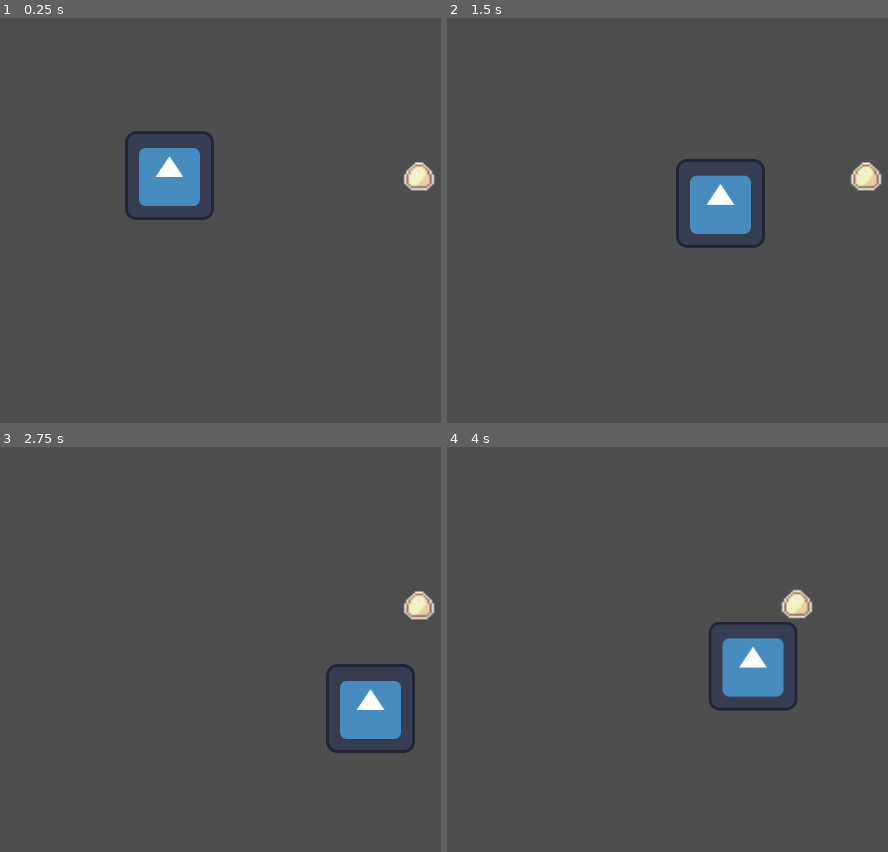
Above: before the commit, frames 1-4 (two rows, left to right).
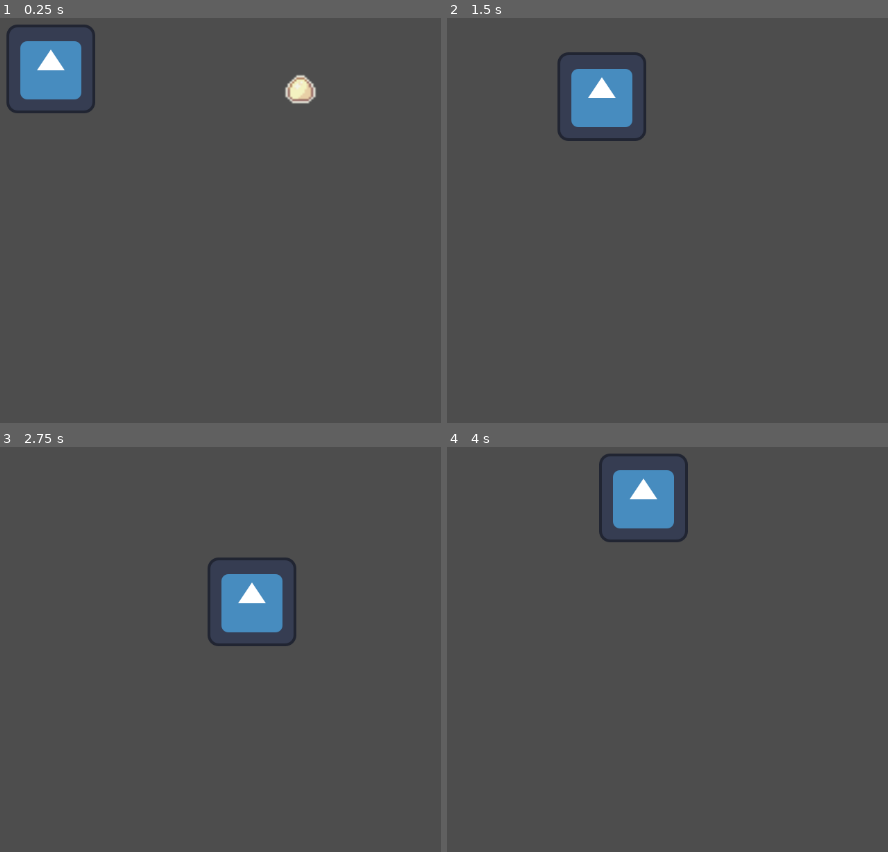
Above: after the commit, the same moments.

Repository: Sumidori-Creations/GameJamPlus_25-26
Game: Godot game, scene res://Escenas/PruebaMecanica.tscn
Same seed, same stepped clock (60 frames per second), same inputs: the game is played once before the commit and once after it. The project has no main scene, so this scene is started directly. The engine's default icon, where the game draws it, is replaced by a stand-in: a white triangle on a blue panel in a dark square.
Inputs:
- Up to frame 1 (0.25 s): no input
- Up to frame 2 (1.5 s): hold D (movimiento derecho) 0.53-1.28 s; hold S (movimiento abajo) from 1.28 s (still down)
- Up to frame 3 (2.75 s): release S (movimiento abajo) at 2.03 s; hold D (movimiento derecho) from 2.03 s (still down)
- Up to frame 4 (4 s): release D (movimiento derecho) at 2.78 s; hold W (movimiento arriba) 2.78-3.53 s; hold A (movimiento izquierda) from 3.53 s (still down)

The runs differ from the first frame. In frame 1, 5.9% of the frame differs, in the area x 1-99%, y 1-50%; in frame 2, 5.5%; in frame 3, 5.5%; in frame 4, 5.6%.

Commit message:
rigidbody2d

Diff:
--- a/Escenas/PruebaMecanica.tscn
+++ b/Escenas/PruebaMecanica.tscn
@@ -1,8 +1,7 @@
-[gd_scene load_steps=7 format=3 uid="uid://dce6s5mgkby1v"]
+[gd_scene load_steps=6 format=3 uid="uid://dce6s5mgkby1v"]
 
 [ext_resource type="Script" uid="uid://b5klcpbvma4c0" path="res://Scripts/movimiento.gd" id="1_6vr84"]
 [ext_resource type="Texture2D" uid="uid://y7ehfwu0comj" path="res://icon.svg" id="2_p6veq"]
-[ext_resource type="Script" uid="uid://yooejsnc1nwq" path="res://Scripts/objetoMovil.gd" id="3_15syi"]
 [ext_resource type="Texture2D" uid="uid://cyk56e78uvwqp" path="res://Assets/Art/Sprout Lands - Sprites - Basic pack/Objects/Egg_item.png" id="3_p6veq"]
 
 [sub_resource type="RectangleShape2D" id="RectangleShape2D_15syi"]
@@ -12,11 +11,11 @@
 radius = 24.166092
 
 [node name="PruebaMecanica" type="Node2D"]
-position = Vector2(171, 154)
 
 [node name="Node2D" type="Node2D" parent="."]
 
 [node name="Jugador" type="CharacterBody2D" parent="Node2D"]
+collision_mask = 3
 script = ExtResource("1_6vr84")
 
 [node name="CollisionShape2D" type="CollisionShape2D" parent="Node2D/Jugador"]
@@ -27,15 +26,13 @@
 position = Vector2(229, 137)
 texture = ExtResource("2_p6veq")
 
-[node name="ObjetoMovil" type="CharacterBody2D" parent="Node2D"]
-position = Vector2(641, 168)
-script = ExtResource("3_15syi")
+[node name="RigidBody2D" type="RigidBody2D" parent="."]
 
-[node name="CollisionShape2D" type="CollisionShape2D" parent="Node2D/ObjetoMovil"]
-position = Vector2(-52, -30)
+[node name="CollisionShape2D" type="CollisionShape2D" parent="RigidBody2D"]
+position = Vector2(589, 138)
 shape = SubResource("CircleShape2D_15syi")
 
-[node name="Sprite2D" type="Sprite2D" parent="Node2D/ObjetoMovil"]
-position = Vector2(-52.00003, -29.999996)
+[node name="Sprite2D" type="Sprite2D" parent="RigidBody2D"]
+position = Vector2(589, 138)
 scale = Vector2(3.0624962, 2.8437505)
 texture = ExtResource("3_p6veq")
--- a/Scripts/movimiento.gd
+++ b/Scripts/movimiento.gd
@@ -3,7 +3,8 @@
 # Variables de configuración del movimiento
 @export var velocidad_movimiento : float = 200.0
 @export var velocidad_correr : float = 350.0
-@export var velocidad_empuje : float = 150.0  # Velocidad a la que se empujan los objetos
+@export var velocidad_empuje : float = 150.0
+@export var radio_empuje : float = 100.0  # Aumentado para detectar mejor
 
 # Variables para animaciones (opcional)
 @onready var animation_player = $AnimationPlayer if has_node("AnimationPlayer") else null
@@ -14,22 +15,18 @@
 var esta_corriendo : bool = false
 
 func _ready():
-	# Inicializar cualquier configuración necesaria
 	pass
 
 func _physics_process(delta):
 	# Obtener input del jugador
 	var direccion_input = Vector2.ZERO
 
-	# Capturar las teclas de movimiento (4 direcciones, sin diagonal)
-	# Capturar las teclas de movimiento (4 direcciones, sin diagonal)
 	var input_derecha = Input.is_action_pressed("movimiento derecho")
 	var input_izquierda = Input.is_action_pressed("movimiento izquierda")
 	var input_abajo = Input.is_action_pressed("movimiento abajo")
 	var input_arriba = Input.is_action_pressed("movimiento arriba")
 
-
-	# Prioridad: Horizontal > Vertical (si presionas dos direcciones, solo se mueve en una)
+	# Prioridad: Horizontal > Vertical
 	if input_derecha:
 		direccion_input = Vector2.RIGHT
 	elif input_izquierda:
@@ -51,7 +48,7 @@
 		# Actualizar animaciones según la dirección
 		actualizar_animaciones(direccion_input, true)
 
-		# Voltear sprite horizontalmente si es necesario (para top-down opcional)
+		# Voltear sprite horizontalmente si es necesario
 		if sprite and direccion_input.x != 0:
 			sprite.flip_h = direccion_input.x < 0
 	else:
@@ -72,11 +69,10 @@
 	"""
 	Detecta y empuja los objetoMovil que están frente al jugador
 	"""
-	# Usar un Area2D para detectar objetos cercanos
 	var espacio = get_world_2d().direct_space_state
 	var query = PhysicsShapeQueryParameters2D.new()
 	var shape = CircleShape2D.new()
-	shape.radius = 30.0  # Radio de detección
+	shape.radius = radio_empuje
 
 	query.shape = shape
 	query.transform = global_transform
@@ -86,19 +82,20 @@
 	for resultado in resultados:
 		var objeto = resultado.collider
 
-		# Verificar si es un objetoMovil
-		if objeto and objeto.has_method("ser_empujado"):
-			# Calcular distancia para solo empujar objetos muy cercanos
-			var distancia = global_position.distance_to(objeto.global_position)
+		# Verificar si es un objetoMovil y que no sea el propio jugador
+		if objeto and objeto != self and objeto.has_method("ser_empujado"):
+			# Solo empujar si está frente al jugador
+			var diferencia = objeto.global_position - global_position
+			var angulo_diferencia = diferencia.angle_to(direccion)
 
-			# Solo empujar si está lo suficientemente cerca
-			if distancia < 50:
+			# Si el ángulo es pequeño, está frente al jugador
+			if abs(angulo_diferencia) < PI / 4:  # 45 grados
 				objeto.ser_empujado(direccion, velocidad_empuje)
+				print("¡Empujando objeto!")  # Debug
 
 func actualizar_animaciones(direccion: Vector2, esta_caminando: bool):
 	"""
 	Actualiza las animaciones según la dirección y estado de movimiento
-	Para top-down, las direcciones son: arriba, abajo, izquierda, derecha
 	"""
 
 	if not animation_player:
@@ -107,14 +104,14 @@
 	var nombre_animacion = ""
 
 	if esta_caminando:
-		# Animaciones de caminar según dirección (top-down)
-		if direccion.y < 0:  # Arriba
+		# Animaciones de caminar según dirección
+		if direccion.y < 0:
 			nombre_animacion = "correr_arriba" if esta_corriendo else "caminar_arriba"
-		elif direccion.y > 0:  # Abajo
+		elif direccion.y > 0:
 			nombre_animacion = "correr_abajo" if esta_corriendo else "caminar_abajo"
-		elif direccion.x < 0:  # Izquierda
+		elif direccion.x < 0:
 			nombre_animacion = "correr_izquierda" if esta_corriendo else "caminar_izquierda"
-		elif direccion.x > 0:  # Derecha
+		elif direccion.x > 0:
 			nombre_animacion = "correr_derecha" if esta_corriendo else "caminar_derecha"
 	else:
 		# Animaciones idle según última dirección
@@ -128,13 +125,11 @@
 			nombre_animacion = "idle_derecha"
 
 	# Reproducir la animación si existe
-	if nombre_animacion and animation_player.has_animation(nombre_animacion):
+	if nombre_animacion and animation_player and animation_player.has_animation(nombre_animacion):
 		animation_player.play(nombre_animacion)
 
-# Función opcional para interactuar con objetos
 func _input(event):
 	if event.is_action_pressed("interactuar"):
-		# Detectar objetos frente al jugador para interactuar
 		verificar_interaccion()
 
 func verificar_interaccion():
@@ -143,7 +138,6 @@
 	"""
 	var raycast = $RayCast2D if has_node("RayCast2D") else null
 	if raycast:
-		# Apuntar el raycast en la dirección que mira el jugador
 		raycast.target_position = ultima_direccion * 50
 		raycast.force_raycast_update()
 
--- a/Scripts/objetoMovil.gd
+++ b/Scripts/objetoMovil.gd
@@ -7,7 +7,7 @@
 
 # Variables de movimiento
 var velocidad_actual : Vector2 = Vector2.ZERO
-var esta_siendo_empujado : bool = false
+var esta_siendo_empujado : bool = true
 var tiempo_sin_empuje : float = 0.0
 
 func _ready():
